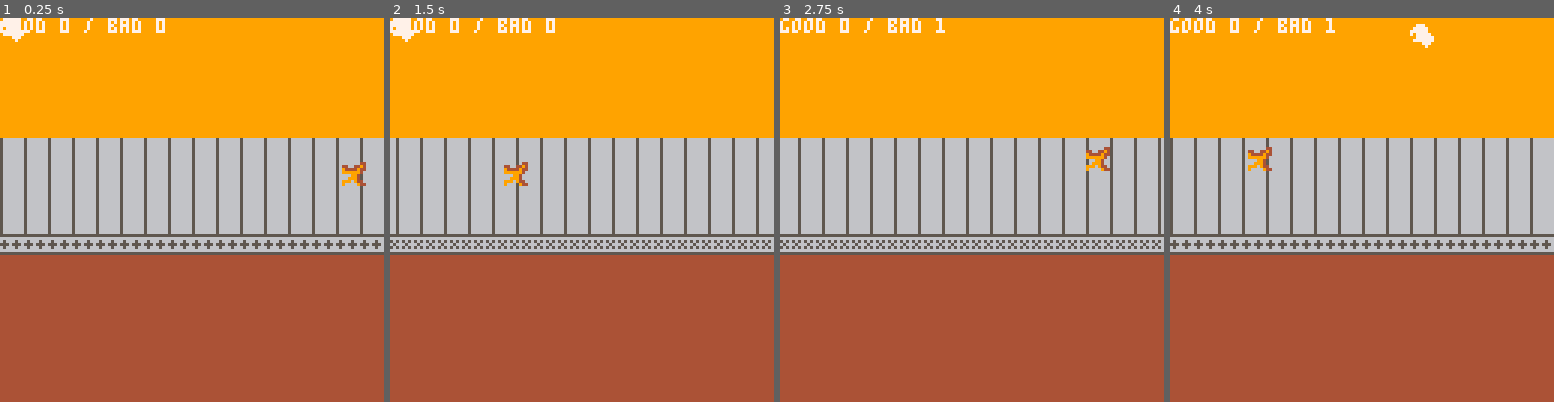
Above: before the commit, frames 1-4 (left to right).
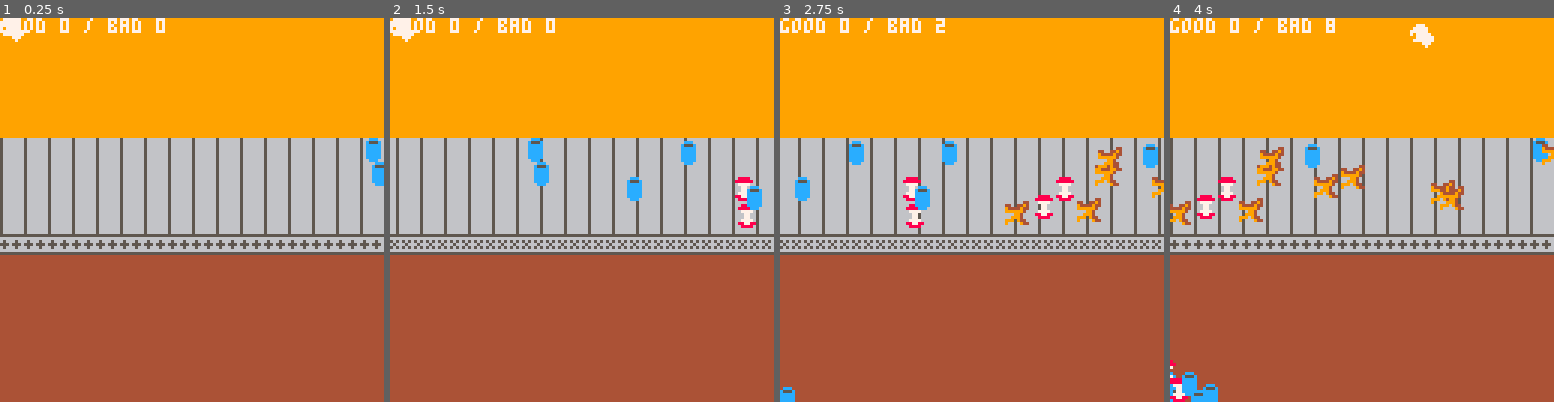
Above: after the commit, the same moments.

Repository: thorny-thorny/parbage
Game: PICO-8 cartridge lej20.p8
Same seed, same stepped clock (60 frames per second), same inputs: the game is played once before the commit and once after it.
Inputs:
- Up to frame 1 (0.25 s): no input
- Up to frame 2 (1.5 s): tap O (Z key) at 0.7 s
- Up to frame 3 (2.75 s): hold Right 1.6-2.1 s; tap O (Z key) at 1.7, 2.1, 2.5 s; hold Up 2.15-2.42 s; hold Right from 2.47 s (still down)
- Up to frame 4 (4 s): tap O (Z key) at 2.9, 3.3, 3.7 s; release Right at 3.03 s; hold Left 3.08-3.58 s; hold Down 3.63-3.97 s

The runs differ from the first frame. In frame 1, 0.6% of the frame differs, in the area x 89-100%, y 31-44%; in frame 2, 1.7%; in frame 3, 3.1%; in frame 4, 3.6%, in the area x 0-100%, y 0-100%.

Commit message:
Watch out for the pile :o

Diff:
--- a/game.lua
+++ b/game.lua
@@ -1,11 +1,13 @@
 local belt_anim = 0
 local gear_anim = 0
-local item = nil
+
 local hand = {
   x = 0,
   y = 0,
   vx = 0,
   vy = 0,
+  can_act = false,
+  item_index = 0,
 }
 
 local stats = {
@@ -13,23 +15,80 @@
   bad = 0,
 }
 
-function update_item()
-  if not item or item.x <= -8 then
-    if item then
+local pile = {
+}
+
+function make_pile_item(sprite)
+  return {
+    sprite = sprite,
+    dx = -2 + rnd(5),
+    dy = -2 + rnd(5),
+  }
+end
+
+function add_pile(sprite)
+  local pile_item = make_pile_item(sprite)
+  if #pile == 0 then
+    add(pile, {})
+  end
+
+  add(pile[1], pile_item)
+end
+
+function update_pile()
+  for i = 1, #pile do
+    local natural_i = #pile + 1 - i
+    local stack = pile[natural_i]
+    local next_stack = pile[natural_i + 1]
+    if not next_stack then
+      if #stack > 1 then
+        add(pile, { make_pile_item(stack[#stack].sprite) })
+        deli(stack, #stack)
+      end
+    else
+      if #stack > #next_stack + 1 then
+        add(next_stack, make_pile_item(stack[#stack].sprite))
+        deli(stack, #stack)
+      end
+    end
+  end
+end
+
+function make_item()
+  return {
+    sprite = 32 + rnd(3),
+    x = 128 + rnd(256),
+    y = 40 + rnd(24),
+  }
+end
+
+function can_pick_item(hand, item)
+  return abs(item.x - hand.x) <= 4 and abs(item.y - hand.y) <= 4
+end
+
+function can_drop_item(hand)
+  local sprite = mget(hand.x / 8, hand.y / 8)
+  return fget(sprite, 0)
+end
+
+local items = {}
+for i = 0, 20 do
+  add(items, make_item())
+end
+
+function update_items()
+  for i = 1, #items do
+    local item = items[i]
+    if i == hand.item_index then
+      item.x = hand.x - 4
+      item.y = hand.y + 4
+    elseif item.x <= -8 then
+      add_pile(item.sprite)
       stats.bad += 1
+      items[i] = make_item()
+    else
+      item.x -= 2
     end
-
-    item = {
-      sprite = 32 + rnd(3),
-      x = 128,
-      y = 40 + rnd(24),
-      grabbed = false,
-    }
-  elseif item.grabbed then
-    item.x = hand.x - 4
-    item.y = hand.y + 4
-  else
-    item.x -= 2
   end
 end
 
@@ -59,18 +118,27 @@
     end
   end
 
-  if btnp(🅾️) and item then
-    if item.grabbed then
-      local sprite = mget(hand.x / 8, hand.y / 8)
-      if fget(sprite, 0) then
-        item = nil
+  hand.can_act = can_drop_item(hand)
+  for i = 1, #items do
+    if i ~= hand.item_index and can_pick_item(hand, items[i]) then
+      hand.can_act = true
+    end
+  end
+
+  if btnp(🅾️) then
+    if hand.item_index ~= 0 then
+      if can_drop_item(hand) then
+        items[hand.item_index] = make_item()
+        hand.item_index = 0
         stats.good += 1
       else
-        item.grabbed = false
+        hand.item_index = 0
       end
     else
-      if abs(item.x - hand.x) <= 4 and abs(item.y - hand.y) <= 4 then
-        item.grabbed = true
+      for i = 1, #items do
+        if can_pick_item(hand, items[i]) then
+          hand.item_index = i
+        end
       end
     end
   end
@@ -80,7 +148,8 @@
   belt_anim = (belt_anim + 1) % 8
   gear_anim = (gear_anim + 1) % 4
   update_hand()
-  update_item()
+  update_items()
+  update_pile()
 end
 
 function _draw()
@@ -95,9 +164,25 @@
       end
     end
   end
-  if item then
+
+  for i = 1, #items do
+    local item = items[i]
     spr(item.sprite, item.x, item.y)
   end
-  spr(48, hand.x, hand.y)
+
+  for i = 1, #pile do
+    local stack = pile[i]
+    for j = 1, #stack do
+      local item = stack[j]
+      spr(item.sprite, -8 + 4 * i + item.dx, 128 - 4 * j + item.dy)
+    end
+  end
+
+  local hand_sprite = 48
+  if hand.can_act then
+    hand_sprite = 49
+  end
+  spr(hand_sprite, hand.x, hand.y)
+
   print('good '..stats.good..' / bad '..stats.bad, 0, 0, 7)
 end
